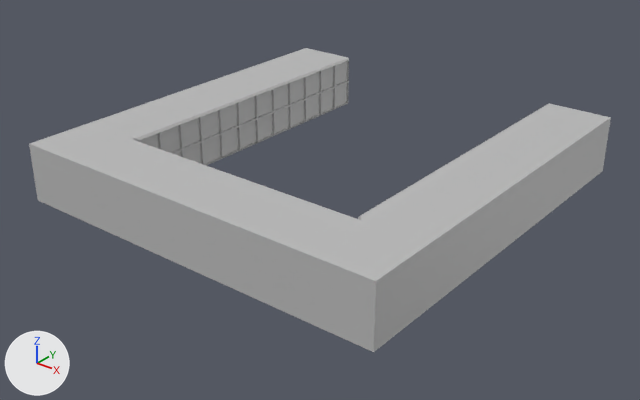
Renders of the FBX model Assets/Models/Static Mesh/STM_KitchenCabinets.fbx from each side of a commit.
One viewpoint serves both versions: a camera (50 mm lens) standing at (7.12, -10.76, 4.68) and looking at (0.05, -1.92, -0.8). The axes (+X, +Y, +Z) are drawn at lower left. The lights are the same throughout. Where no turn or scale is listed for an object, it has been applied to the vertices.

In view in the first picture: 'kitBenchBase'.
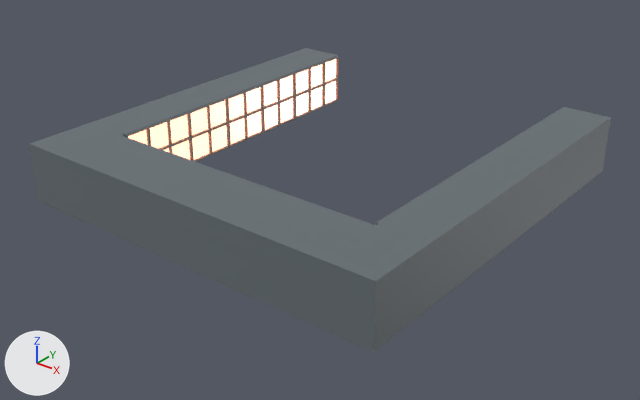
Patch to the scene script:
```diff
--- a/Assets/Models/Static Mesh/STM_KitchenCabinets.fbx.py
+++ b/Assets/Models/Static Mesh/STM_KitchenCabinets.fbx.py
@@ mat_envgold_1_2 @@
+mat_envgold_1_2 = principled_material('EnvGold_1_2')
+mat_envgold_1_2.base_color = (0.8, 0.8, 0.8)  # white #e7e7e7
+mat_envgold_1_2.roughness = 0.2
+mat_envgold_1_2.emission_color = (2.931, 0.933, 0.482)  # beige #fff7b8
+mat_envgold_1_2.emission_strength = 0.944
@@ mat_envgray_5 @@
+mat_envgray_5 = principled_material('EnvGray_5')
+mat_envgray_5.base_color = (0.132, 0.157, 0.172)  # grey #666e73
@@ me_mesh @@
 # used by ob_kitbenchbase; location = (0.0, -1.62, -0.32)
-me_mesh.from_pydata(...)  # 518 vertices, 440 faces; spans x -2.85..2.85, y -2.92..2.92, z -0.37..0.48
+me_mesh.from_pydata(...)  # 514 vertices, 432 faces; spans x -2.85..2.85, y -2.92..2.92, z -0.37..0.48
+# me_mesh part 1: 250 vertices removed from x -2.0..-1.85, y -2.92..2.92, z -0.37..0.48; 248 vertices added at x -2.21..-2.09, y -2.92..2.92, z -0.37..0.48
+# me_mesh part 2: 249 vertices removed from x 1.85..2.0, y -2.92..2.92, z -0.37..0.48; 247 vertices added at x 2.09..2.21, y -2.92..2.92, z -0.37..0.48
+# me_mesh part 3: 4 faces spanning x -2.85..2.85, y -2.92..2.92, z -0.37..0.48 switch from mat_lambert1 (grey #bcbcbc) to mat_envgray_5 (grey #666e73)
+me_mesh.materials.append(mat_envgold_1_2)  # white #e7e7e7
```

Boxes (x1, y1, x2, y2) around the edits, measured in the pictures (640 x 400 px; the box of a moved part takes in the faces that stretch with it):
part 1 of me_mesh, moved or reshaped: before (29, 48, 349, 265); after (29, 48, 338, 265)
part 2 of me_mesh, moved or reshaped: before (176, 103, 611, 352); after (176, 107, 611, 352)
part 3 of me_mesh, recoloured: (374, 118, 611, 352) in both
